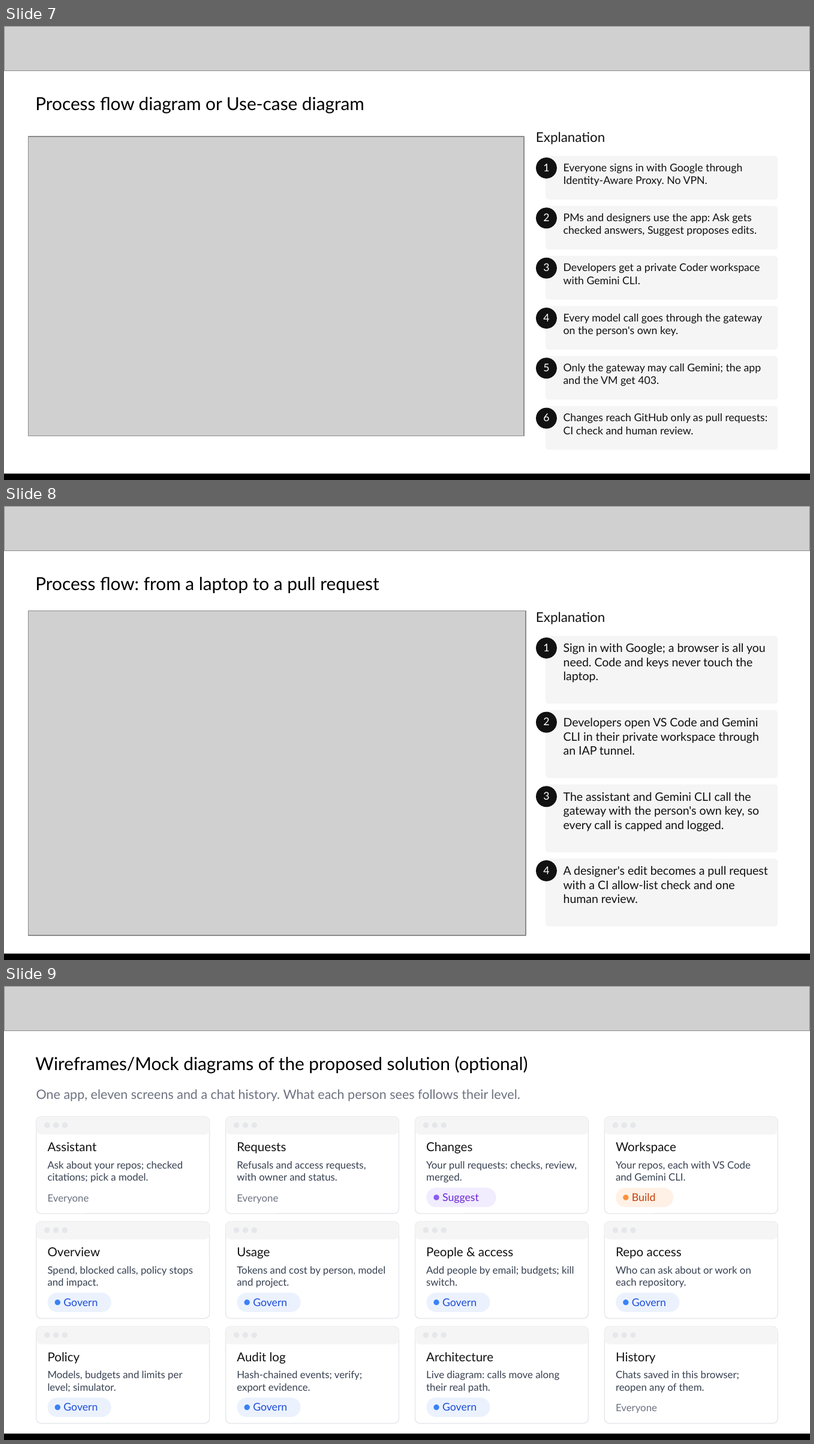
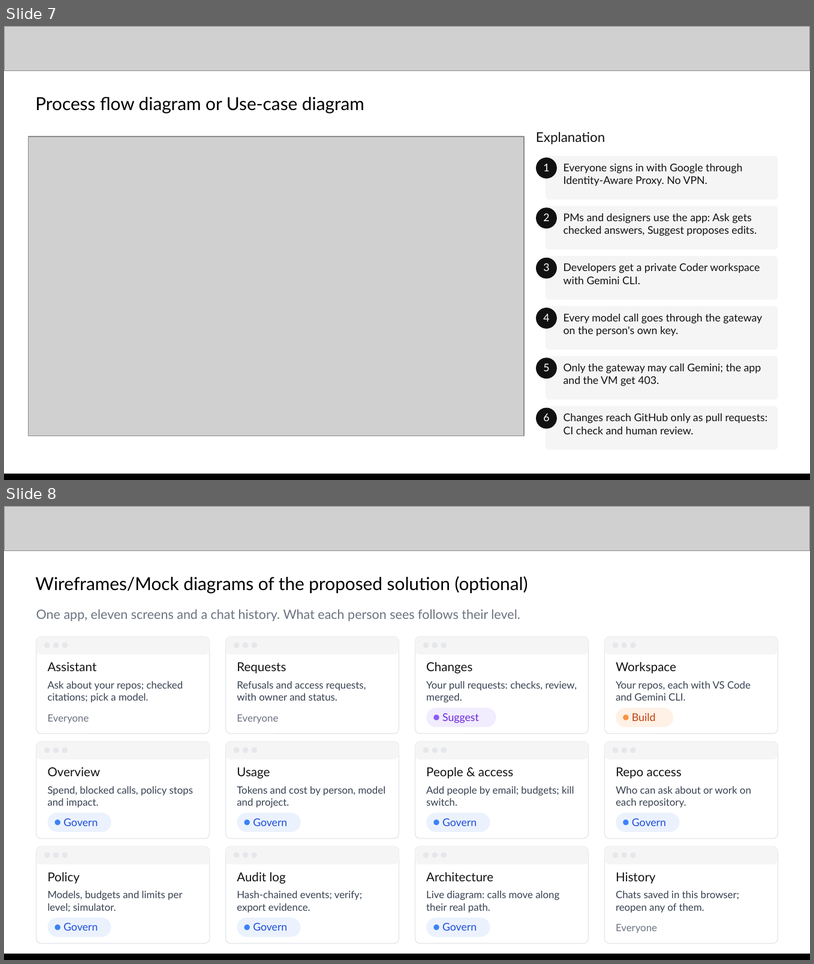
Before and after one commit to praveensaharan/RoleSpace, a slide deck: docs/deck/RoleSpace-AI-Builder-Cup-submission.pptx. Shown one above the other, each under a label of ours: slides 7, 8 and 9 before the commit, slides 7 and 8 after it. The pictures are 814x1444 and 814x964 pixels, drawn with LibreOffice and Linux fonts; fonts in the diff are those of the drawing; grey boxes stand for pictures. Boxes give left, top, right and bottom in pixels: in the first picture for what was removed or moved away, otherwise in the second. Text is boxed around its words. In the diff, an @@ line names an element or a change of style, - is before the commit and + after.

```diff
--- a/docs/deck/RoleSpace-AI-Builder-Cup-submission.pptx
+++ b/docs/deck/RoleSpace-AI-Builder-Cup-submission.pptx
@@ slide 8 removed at box(4, 506, 810, 960), background #FFFFFF @@
@@ picture removed at box(4, 506, 810, 550) @@
@@ text removed at box(35, 577, 379, 593) @@
-Process flow: from a laptop to a pull request
@@ picture removed at box(28, 611, 526, 935) @@
@@ text removed at box(536, 612, 605, 624) @@
-Explanation
@@ ellipse removed at box(536, 637, 557, 658) @@
@@ text removed at box(543, 643, 549, 651) @@
-1
@@ rounded rectangle removed at box(546, 636, 778, 703) @@
@@ text removed at box(564, 643, 766, 682) @@
-Sign in with Google; a browser is all you need. Code and keys never touch the laptop.
@@ ellipse removed at box(536, 712, 557, 733) @@
@@ text removed at box(543, 717, 549, 725) @@
-2
@@ rounded rectangle removed at box(546, 710, 778, 778) @@
@@ text removed at box(564, 717, 759, 754) @@
-Developers open VS Code and Gemini CLI in their private workspace through an IAP tunnel.
@@ ellipse removed at box(536, 786, 557, 807) @@
@@ text removed at box(543, 792, 549, 799) @@
-3
@@ rounded rectangle removed at box(546, 784, 778, 852) @@
@@ text removed at box(564, 792, 759, 831) @@
-The assistant and Gemini CLI call the gateway with the person's own key, so every call is capped and logged.
@@ ellipse removed at box(536, 860, 557, 881) @@
@@ rounded rectangle removed at box(546, 858, 778, 926) @@
@@ text removed at box(564, 865, 768, 903) @@
-A designer's edit becomes a pull request with a CI allow-list check and one human review.
@@ text removed at box(543, 866, 549, 874) @@
-4
@@ picture removed at box(4, 955, 810, 960) @@
@@ rectangle removed at box(4, 954, 810, 960) @@
@@ what was slide 9 is now slide 8 @@
```
Also in this commit, not shown: 7 slides changed, 1 slide added, 6 other slides removed, 16 other files.
